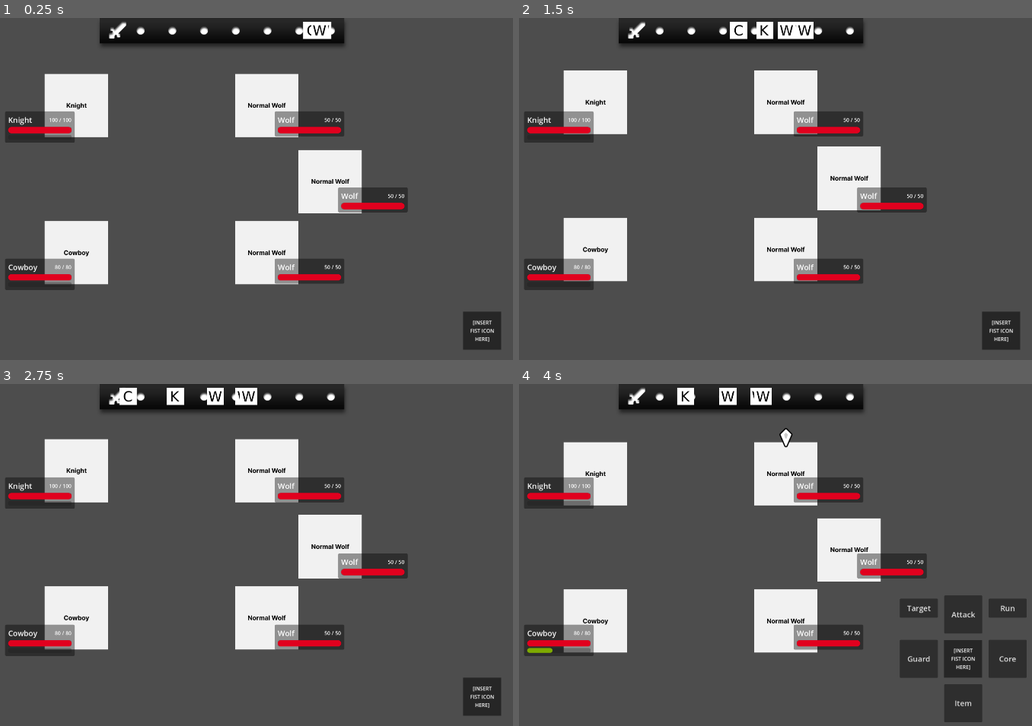
Above: before the commit, frames 1-4 (two rows, left to right).
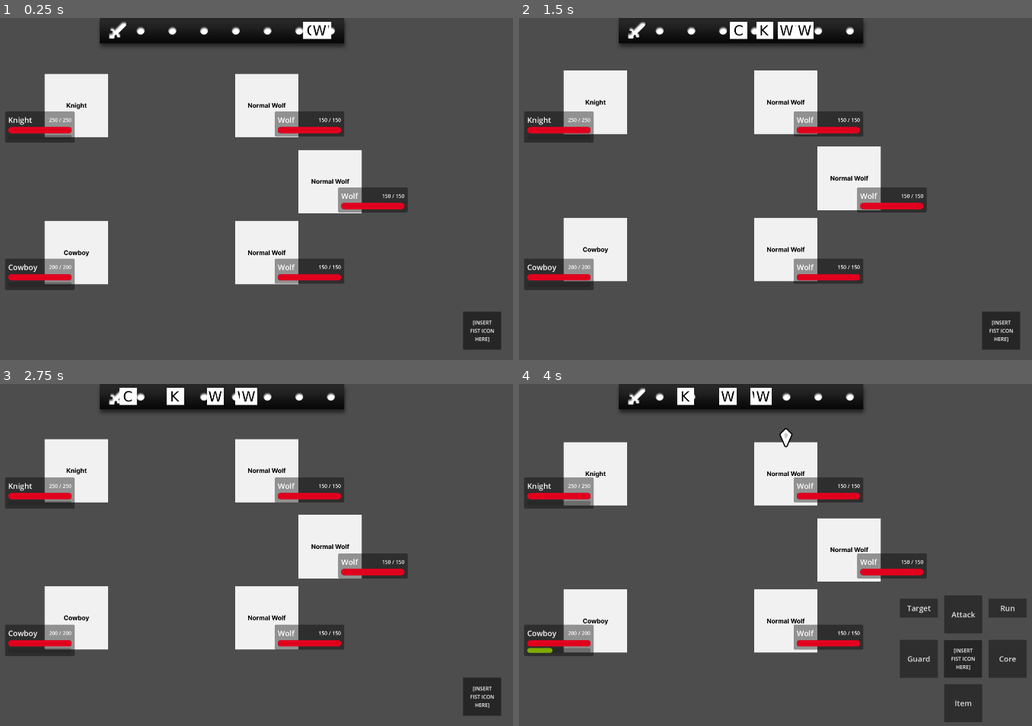
Above: after the commit, the same moments.

Repository: Endour-Company/Lykaia-2
Game: Godot game, scene res://main.tscn
The game is run twice, just before and just after one commit, with the same random seed, the same clock (stepped at 60 frames per second) and the same inputs.
Inputs:
- Up to frame 1 (0.25 s): no input
- Up to frame 2 (1.5 s): no input
- Up to frame 3 (2.75 s): no input
- Up to frame 4 (4 s): no input

The runs differ from the first frame. In frame 1, 0.1% of the frame differs, in the area x 9-78%, y 29-74%; in frame 2, 0.1%; in frame 3, 0.1%; in frame 4, 0.1%.

Commit message:
Add hit chance and damage calculation

Diff:
--- a/battle_system/modules/battle_flow_manager.gd
+++ b/battle_system/modules/battle_flow_manager.gd
@@ -14,6 +14,15 @@
 ## BattleFlowManager has to store a CharactersController and a UIController.
 var chars_controller: CharactersController
 var ui_controller: UIController
+
+## Modifiers for some battle parameters such as attack and defense
+@export_group("Battle Modifiers")
+
+## Attack modifier, will influence the character's total attack power.
+@export var attack_modifier: float = 2.5
+
+## Defense modifier, will influence the character's total defense power.
+@export var defense_modifier: float = 1.25
 
 
 ## Begins a character's turn
@@ -136,6 +145,34 @@
 	)
 
 
+## Handles damage signal, which will be emitted whenever a character
+## has initiated an attack and the damage calculation is supposed to happen.
+func on_damage_signal(
+	attacker: BaseCharacter,
+	attack_name: String,
+	target: BaseCharacter
+):
+	## Checks if attack hits
+	if _does_attack_hit(attacker.accuracy, target.evasion):
+		## Gets the attack's attack power
+		var attack_data: Dictionary = Utils.find_dictionary_in_array_with_value(
+			attacker.attack_set,
+			"id",
+			attack_name
+		)
+		var attack_power: float = attack_data.get("power")
+
+		## Calculates damage
+		var total_damage = _calculate_damage(
+			attacker.strength,
+			target.defense,
+			attack_power
+		)
+		print(total_damage)
+	else:
+		print("ATTACK MISSED")
+
+
 ## Handles end attack signal.
 ## Ends a character's attack combo, hides command buttons, and ends turn.
 func on_end_attack_signal():
@@ -167,3 +204,51 @@
 		ui_controller.spawn_battle_pointer(
 			chars_controller.get_enemy(index_target_enemy).position
 		)
+
+
+## Calculates battle damage.
+func _calculate_damage(
+	attacker_strength: int,
+	target_defense: int,
+	attack_power: float
+):
+	## Calculates total attack power
+	var total_attack_power: float = \
+	attack_modifier * attacker_strength * attack_power
+
+	## Calculates total defense power
+	var total_defense_power: float = defense_modifier * target_defense
+
+	## Gets a random value to lastly modify total damage
+	var total_damage: float = total_attack_power - total_defense_power
+	var damage_modifier: float = randf_range(
+		-total_damage/15,
+		total_damage/15
+	)
+
+	## Calculates final damage
+	var final_damage: float = total_damage + damage_modifier
+	if final_damage < 0:
+		final_damage = 0
+	elif final_damage > 999:
+		final_damage = 999
+
+	## Returns the rounded down result
+	return floor(final_damage)
+
+
+## Calculates whether an attack hits or not by substracting accuracy by
+## evasion, and then divides the result with the accuracy and multiply
+## it by 100 to convert it to a percentage value. Then, produce a random number
+## ranging between 0-100, and if it's lower than that value, it will hit.
+func _does_attack_hit(attacker_accuracy: int, target_evasion: int) -> bool :
+	## Calculates hit chance
+	var hit_chance: float = \
+	1.0 * (attacker_accuracy - target_evasion) / attacker_accuracy * 100.0
+
+	## Gets random value
+	var random_value: int = randi() % 100
+
+	## Checks if random value is lower than hit_chance, if it is then the
+	## attack will hit.
+	return random_value < hit_chance
--- a/battle_system/modules/characters_controller.gd
+++ b/battle_system/modules/characters_controller.gd
@@ -84,6 +84,12 @@
 	target: BaseCharacter
 ):
 	attacker.attack(attack_name, target)
+
+	## Connects damage signal to calculate hit chance and damage
+	attacker.damage.connect(
+		battle_flow_manager.on_damage_signal.bind(attacker, attack_name, target),
+		CONNECT_REFERENCE_COUNTED
+	)
 
 
 ## Decreases character's energy by given value.
--- a/resources/characters/base_character.gd
+++ b/resources/characters/base_character.gd
@@ -99,6 +99,7 @@
 signal health_changed(health)
 signal energy_changed(energy)
 signal battle_action(node) ## Sent in-battle when it's this character's turn
+signal damage ## Sent in-battle to begin damage calculation
 signal death ## Sent if health reached 0
 signal action_finished
 
@@ -120,7 +121,6 @@
 	if not is_moving:
 		if position != target_pos:
 			move_to(target_pos)
-			return
 		else:
 			_play_next_attack_animation()
 
@@ -255,6 +255,11 @@
 	battle_timer.start(battle_delay)
 
 
+## Sends damage signal.
+func _send_damage_signal():
+	damage.emit()
+
+
 ## Handles timeout of battle turn timer.
 func _on_battle_turn_timer_timeout():
 	## Restart timer
--- a/resources/characters/enemies/wolf/wolf.tscn
+++ b/resources/characters/enemies/wolf/wolf.tscn
@@ -92,6 +92,20 @@
 "update": 0,
 "values": [Vector2(0, 0), Vector2(20, 0), Vector2(-70, 0), Vector2(-60, 0), Vector2(-65, 0), Vector2(0, 0)]
 }
+tracks/1/type = "method"
+tracks/1/imported = false
+tracks/1/enabled = true
+tracks/1/path = NodePath(".")
+tracks/1/interp = 1
+tracks/1/loop_wrap = true
+tracks/1/keys = {
+"times": PackedFloat32Array(0.6),
+"transitions": PackedFloat32Array(1),
+"values": [{
+"args": [],
+"method": &"_send_damage_signal"
+}]
+}
 
 [sub_resource type="AnimationLibrary" id="AnimationLibrary_pr7ep"]
 _data = {
@@ -132,12 +146,12 @@
 [node name="Wolf" instance=ExtResource("1_pur18")]
 char_name = "Wolf"
 char_battle_indicator = ExtResource("2_l1dne")
-max_health = 50
+max_health = 150
 strength = 5
 defense = 5
 speed = 5
 accuracy = 5
-evasion = 5
+evasion = 1
 attack_pos_offest = Vector2(200, 0)
 
 [node name="Sprite2D" parent="." index="0"]
--- a/resources/characters/modules/attack_set.json
+++ b/resources/characters/modules/attack_set.json
@@ -6,18 +6,21 @@
 				"name": "Upward Slash",
 				"desc": "Lorem ipsummmmm",
 				"icon": "",
+				"power": 2.0,
 			},
 			{
 				"id": "kn2",
 				"name": "Thrust Attack",
 				"desc": "Lorem ipsummmmm",
 				"icon": "",
+				"power": 2.0,
 			},
 			{
 				"id": "kn3",
 				"name": "Downward Slash",
 				"desc": "Lorem ipsummmmm",
 				"icon": "",
+				"power": 2.0
 			},
 		]
 	},
@@ -28,12 +31,14 @@
 				"name": "Left Gun",
 				"desc": "Lorem ipsummmmm",
 				"icon": "",
+				"power": 1.5,
 			},
 			{
 				"id": "cb2",
 				"name": "Right Gun",
 				"desc": "Lorem ipsummmmm",
 				"icon": "",
+				"power": 1.5,
 			},
 		]
 	},
@@ -44,6 +49,7 @@
 				"name": "Bite Attack",
 				"desc": "Lorem ipsummmmm",
 				"icon": "",
+				"power": 1.5,
 			}
 		]
 	},
--- a/resources/characters/player/cowboy/cowboy.tscn
+++ b/resources/characters/player/cowboy/cowboy.tscn
@@ -73,6 +73,20 @@
 "update": 0,
 "values": [0.0, -0.785398, 0.0]
 }
+tracks/2/type = "method"
+tracks/2/imported = false
+tracks/2/enabled = true
+tracks/2/path = NodePath(".")
+tracks/2/interp = 1
+tracks/2/loop_wrap = true
+tracks/2/keys = {
+"times": PackedFloat32Array(0.2),
+"transitions": PackedFloat32Array(1),
+"values": [{
+"args": [],
+"method": &"_send_damage_signal"
+}]
+}
 
 [sub_resource type="Animation" id="Animation_euc4n"]
 resource_name = "cb2"
@@ -88,6 +102,20 @@
 "transitions": PackedFloat32Array(1, 1, 1),
 "update": 0,
 "values": [0.0, 0.785398, 0.0]
+}
+tracks/1/type = "method"
+tracks/1/imported = false
+tracks/1/enabled = true
+tracks/1/path = NodePath(".")
+tracks/1/interp = 1
+tracks/1/loop_wrap = true
+tracks/1/keys = {
+"times": PackedFloat32Array(0.2),
+"transitions": PackedFloat32Array(1),
+"values": [{
+"args": [],
+"method": &"_send_damage_signal"
+}]
 }
 
 [sub_resource type="Animation" id="Animation_iwwti"]
@@ -182,11 +210,11 @@
 
 [sub_resource type="AnimationNodeOneShot" id="AnimationNodeOneShot_aci4v"]
 filter_enabled = true
-filters = ["Sprite2D:rotation"]
+filters = [".", "Sprite2D:rotation"]
 
 [sub_resource type="AnimationNodeOneShot" id="AnimationNodeOneShot_k6vec"]
 filter_enabled = true
-filters = ["Sprite2D:rotation"]
+filters = [".", "Sprite2D:rotation"]
 
 [sub_resource type="AnimationNodeBlendTree" id="AnimationNodeBlendTree_pxxc2"]
 nodes/Idle/node = SubResource("AnimationNodeAnimation_imegd")
@@ -213,12 +241,12 @@
 [node name="Cowboy" instance=ExtResource("1_j684k")]
 char_name = "Cowboy"
 char_battle_indicator = ExtResource("2_6bndv")
-max_health = 80
+max_health = 200
 strength = 8
 defense = 8
 speed = 10
-accuracy = 9
-evasion = 12
+accuracy = 4
+evasion = 1
 attack_pos_offest = Vector2(-350, 0)
 
 [node name="Sprite2D" parent="." index="0"]
--- a/resources/characters/player/knight/knight.tscn
+++ b/resources/characters/player/knight/knight.tscn
@@ -116,6 +116,20 @@
 "update": 0,
 "values": [0.0, -0.785398, 0.0]
 }
+tracks/2/type = "method"
+tracks/2/imported = false
+tracks/2/enabled = true
+tracks/2/path = NodePath(".")
+tracks/2/interp = 1
+tracks/2/loop_wrap = true
+tracks/2/keys = {
+"times": PackedFloat32Array(0.4),
+"transitions": PackedFloat32Array(1),
+"values": [{
+"args": [],
+"method": &"_send_damage_signal"
+}]
+}
 
 [sub_resource type="Animation" id="Animation_n1i4d"]
 resource_name = "kn2"
@@ -131,6 +145,20 @@
 "update": 0,
 "values": [Vector2(0, 0), Vector2(-20, 0), Vector2(70, 0), Vector2(60, 0), Vector2(65, 0), Vector2(0, 0)]
 }
+tracks/1/type = "method"
+tracks/1/imported = false
+tracks/1/enabled = true
+tracks/1/path = NodePath(".")
+tracks/1/interp = 1
+tracks/1/loop_wrap = true
+tracks/1/keys = {
+"times": PackedFloat32Array(0.6),
+"transitions": PackedFloat32Array(1),
+"values": [{
+"args": [],
+"method": &"_send_damage_signal"
+}]
+}
 
 [sub_resource type="Animation" id="Animation_h85wu"]
 resource_name = "kn3"
@@ -157,6 +185,20 @@
 "transitions": PackedFloat32Array(1, 1, 1),
 "update": 0,
 "values": [0.0, 0.785398, 0.0]
+}
+tracks/2/type = "method"
+tracks/2/imported = false
+tracks/2/enabled = true
+tracks/2/path = NodePath(".")
+tracks/2/interp = 1
+tracks/2/loop_wrap = true
+tracks/2/keys = {
+"times": PackedFloat32Array(0.2),
+"transitions": PackedFloat32Array(1),
+"values": [{
+"args": [],
+"method": &"_send_damage_signal"
+}]
 }
 
 [sub_resource type="AnimationLibrary" id="AnimationLibrary_u27dj"]
@@ -188,15 +230,16 @@
 
 [sub_resource type="AnimationNodeOneShot" id="AnimationNodeOneShot_e3hg6"]
 filter_enabled = true
-filters = ["Sprite2D:rotation"]
+filters = [".", "Sprite2D:rotation"]
 
 [sub_resource type="AnimationNodeOneShot" id="AnimationNodeOneShot_m4bp8"]
 
 [sub_resource type="AnimationNodeOneShot" id="AnimationNodeOneShot_3gybh"]
-filters = ["Sprite2D:rotation"]
+filter_enabled = true
+filters = [".", "Sprite2D:rotation"]
 
 [sub_resource type="AnimationNodeBlendTree" id="AnimationNodeBlendTree_c8k6x"]
-graph_offset = Vector2(-336.291, 19.1806)
+graph_offset = Vector2(-233.274, 69.8582)
 "nodes/Downward Slash/node" = SubResource("AnimationNodeAnimation_cowio")
 "nodes/Downward Slash/position" = Vector2(660, 680)
 nodes/Idle/node = SubResource("AnimationNodeAnimation_fvbrd")
@@ -222,12 +265,12 @@
 position = Vector2(0, -16.4283)
 char_name = "Knight"
 char_battle_indicator = ExtResource("2_bcodp")
-max_health = 100
+max_health = 250
 strength = 10
 defense = 10
 speed = 7
-accuracy = 10
-evasion = 7
+accuracy = 5
+evasion = 1
 attack_pos_offest = Vector2(-200, 0)
 
 [node name="Sprite2D" parent="." index="0"]
--- a/utility/utils.gd
+++ b/utility/utils.gd
@@ -37,10 +37,31 @@
 
 
 ## Finds a dictionary that contains the specified key in an array,
-## and returns the value.
-func find_dictionary_in_array_with_key(arr: Array, key: Variant):
+## and returns the value of that key or the dictionary itself based on the
+## given return_dict_value argument.
+func find_dictionary_in_array_with_key(
+	arr: Array,
+	key: Variant,
+	return_dict_value: bool = true):
 	for element in arr:
 		if element.has(key):
-			return element[key]
+			if return_dict_value:
+				return element[key]
+			else:
+				return element
 
 	return null
+
+
+## Finds a dictionary in an array that contains a value for a given key,
+## and returns the dictionary.
+func find_dictionary_in_array_with_value(
+	arr: Array,
+	key: Variant,
+	value: Variant
+):
+	for dict in arr:
+		if dict.get(key) == value:
+			return dict
+
+	return null
